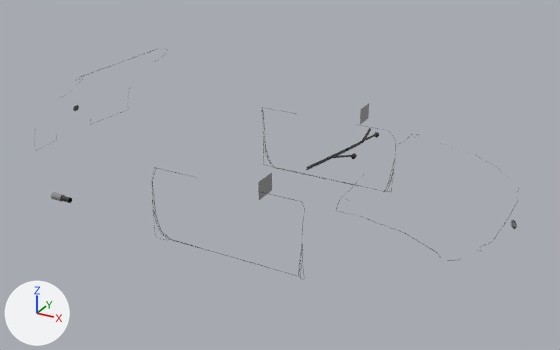
A saved change to the glTF model veiculos/sketchfab/detalhe/caipora/caipora_detalhe.glb.
The view is the same before and after, from a 50 mm lens placed at (2.68, -4.56, 2.94), pointed at (0.17, 0.0, 0.66). Lighting does not change. The marker at lower left points along +X, +Y and +Z. The picture after the commit comes second.

In view in the first picture: 'det_body' and 7 more.
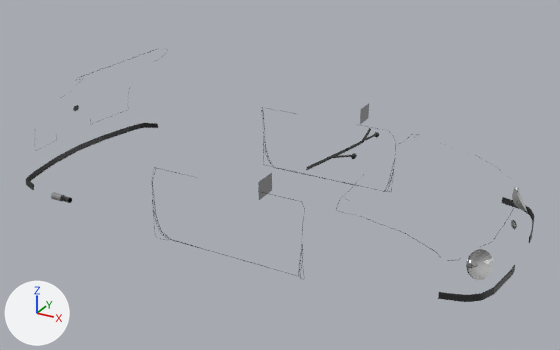
What the commit changed:
Material 'refletor' (mat_refletor) is new.
Its base color is (0.8, 0.8, 0.8) (white #e7e7e7).
Its metallic is 1.0.
Its roughness is 0.12.
Material 'luz_branca' (mat_luz_branca) is new.
Its base color is (0.8, 0.8, 0.76) (white #e7e7e2).
Its roughness is 0.1.
Mesh me_det_headlight_right is new.
It has 161 vertices, 292 faces and spans x 1.731..1.857, y -0.624..-0.399, z 0.553..0.7.
Faces by material slot: [36, 36, 220].
It uses material mat_cromo (light grey #ceced1).
It uses material mat_luz_branca (white #e7e7e2).
It uses material mat_refletor (white #e7e7e7).
Mesh me_det_headlight_left is new.
It has 161 vertices, 292 faces and spans x 1.731..1.857, y 0.399..0.627, z 0.554..0.702.
Faces by material slot: [36, 36, 220].
It uses material mat_cromo (light grey #ceced1).
It uses material mat_luz_branca (white #e7e7e2).
It uses material mat_refletor (white #e7e7e7).
Mesh me_det_bumper_rear is new.
It has 312 vertices, 466 faces and spans x -1.79..-1.53, y -0.78..0.78, z 0.47..0.52.
It uses material mat_chassi (dark grey #2f2f30).
Mesh me_det_bumper_front is new.
It has 216 vertices, 320 faces and spans x 1.626..1.944, y -0.74..0.74, z 0.465..0.511.
It uses material mat_chassi (dark grey #2f2f30).
Object 'det_headlight_right' (ob_det_headlight_right) is new; it shows me_det_headlight_right.
Its location is (0.0, 0.0, 0.0).
Object 'det_headlight_left' (ob_det_headlight_left) is new; it shows me_det_headlight_left.
Its location is (0.0, 0.0, 0.0).
Object 'det_bumper_rear' (ob_det_bumper_rear) is new; it shows me_det_bumper_rear.
Its location is (0.0, 0.0, 0.0).
Object 'det_bumper_front' (ob_det_bumper_front) is new; it shows me_det_bumper_front.
Its location is (0.0, 0.0, 0.0).

Location of each change, (x1, y1, x2, y2) in pixels of the pictures (560 x 350 px):
'det_bumper_rear', added
    after: (26, 123, 158, 190)
'det_bumper_front', added
    after: (438, 197, 535, 302)
'det_headlight_right', added
    after: (466, 249, 494, 280)
    faces in mat_refletor (white #e7e7e7): (466, 249, 494, 280)
'det_headlight_left', added
    after: (512, 187, 527, 211)
